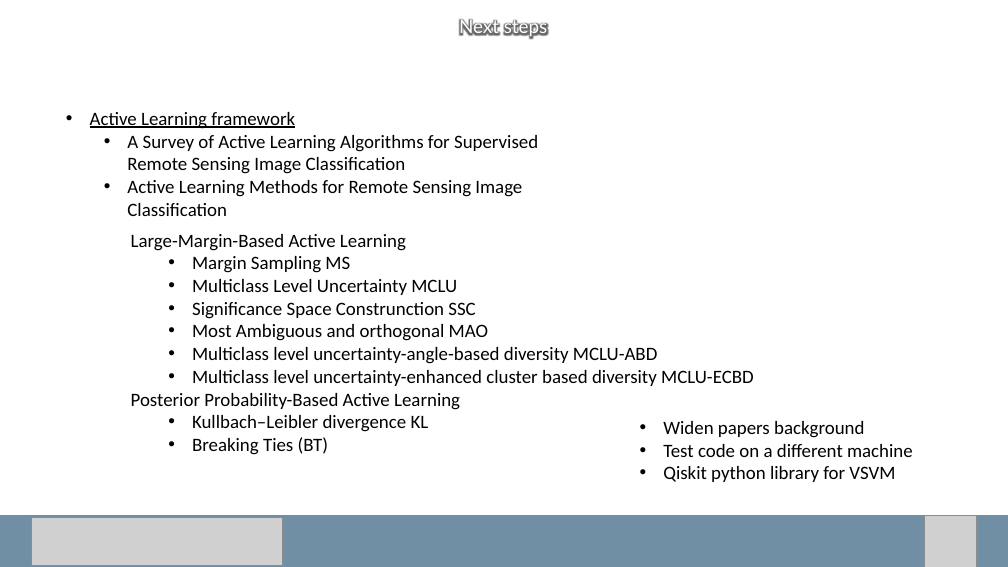
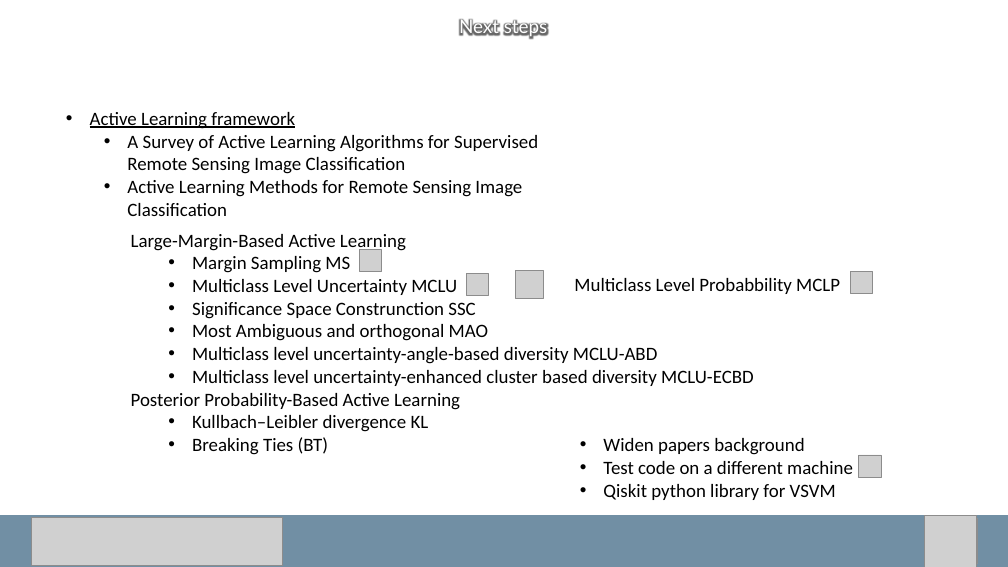
Before and after one commit to carls31/active-learning-virtual-SVM, a slide deck: slide 6 of presentation_CARLASSARA_10601118.pptx. Drawn at 1008x567 pixels with LibreOffice and Linux fonts; fonts in the diff are those of the drawing; grey boxes stand for pictures. Boxes give left, top, right and bottom in pixels: in the first picture for what was removed or moved away, otherwise in the second. Text is boxed around its words. In the diff, an @@ line names an element or a change of style, - is before the commit and + after.

```diff
--- a/presentation_CARLASSARA_10601118.pptx
+++ b/presentation_CARLASSARA_10601118.pptx
@@ picture added at box(359, 250, 381, 271) @@
@@ picture added at box(467, 274, 488, 296) @@
@@ picture added at box(515, 271, 543, 299) @@
@@ text added at box(574, 278, 840, 294), 18 pt, text #000000 @@
+    Multiclass Level Probabbility MCLP
@@ picture added at box(851, 271, 873, 293) @@
@@ text "Widen papers background": place and size @@
-text "Widen papers background" at box(663, 421, 913, 482)
+text "Widen papers background" at box(603, 438, 853, 500)
@@ picture added at box(859, 455, 881, 477) @@
```
Also in this commit, not shown: 3 other slides changed, 1 slide added.
